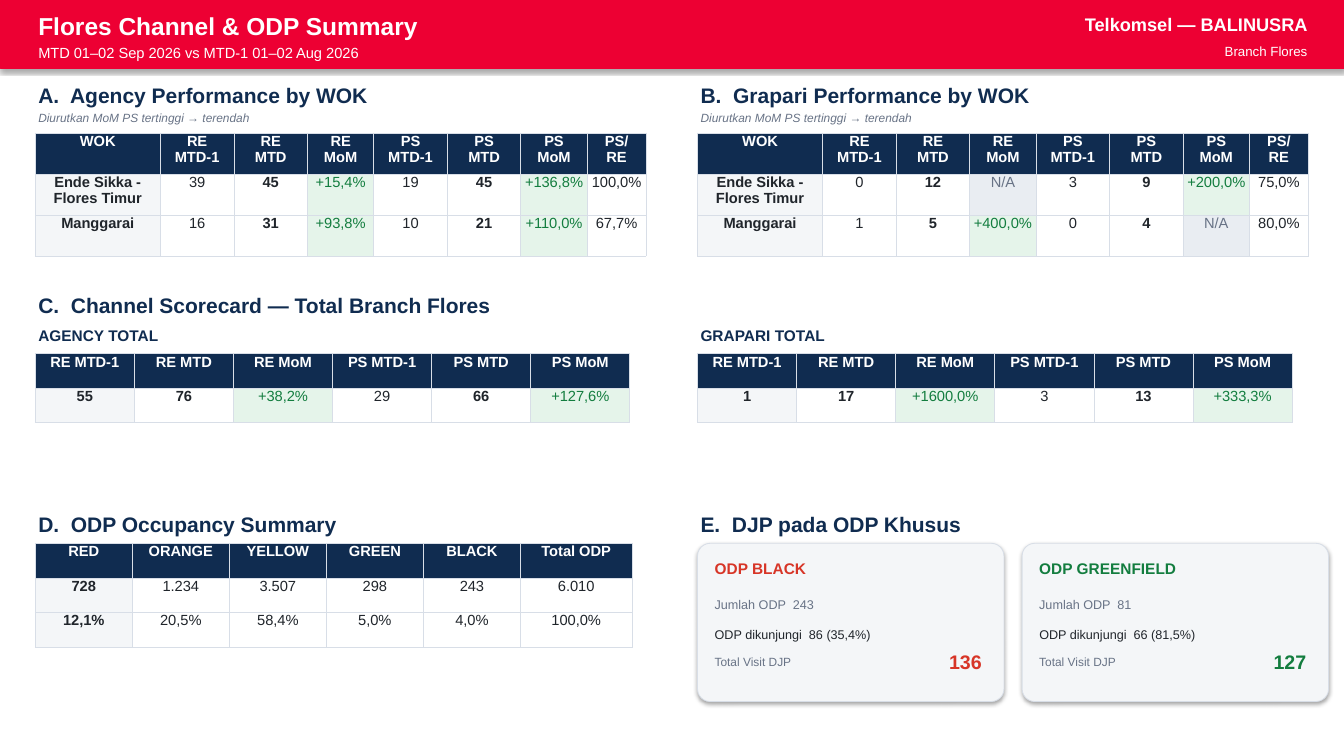
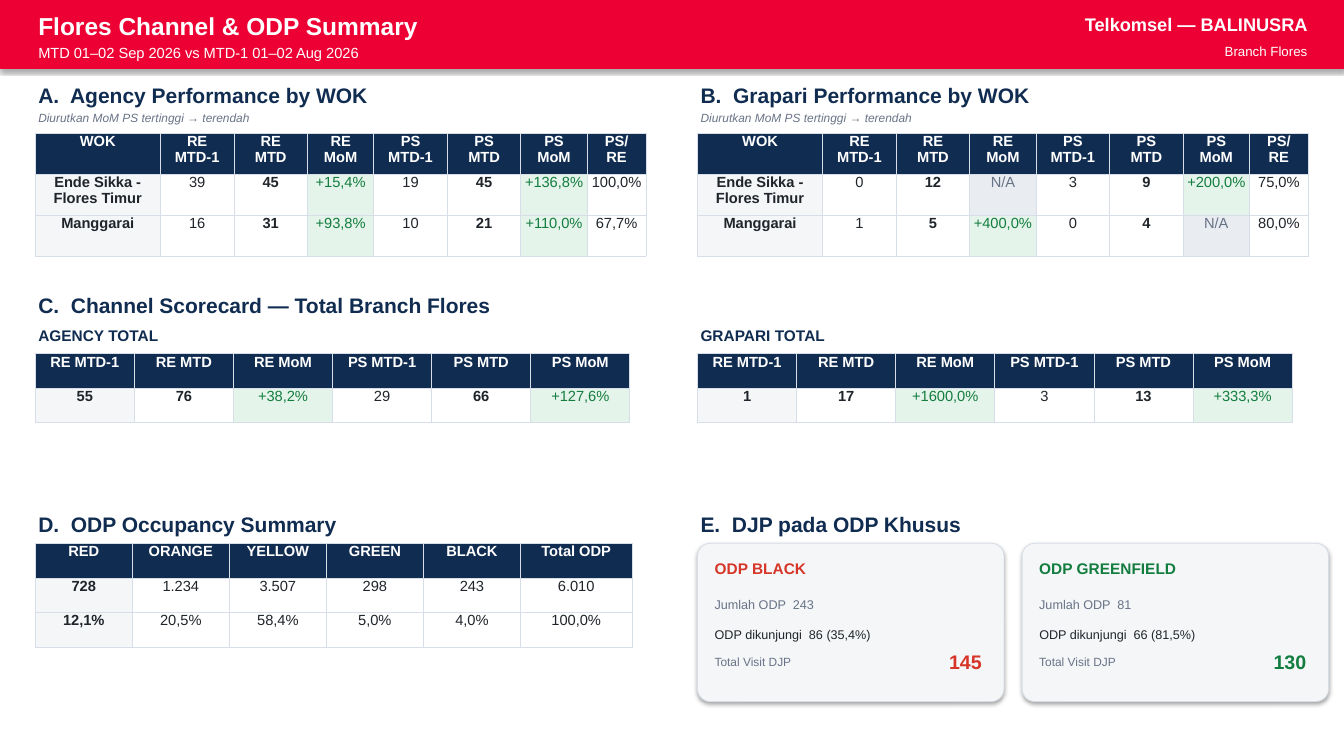
Before and after one commit to linktreehhbalnus-eng/wow_balnus, a slide deck: slide 3 of reports/BRANCH_FLORES_PERFORMANCE_SUMMARY_20260902_INARA.pptx. Drawn at 1344x756 pixels with LibreOffice and Linux fonts; fonts in the diff are those of the drawing. Boxes give left, top, right and bottom in pixels: in the first picture for what was removed or moved away, otherwise in the second. Text is boxed around its words. In the diff, an @@ line names an element or a change of style, - is before the commit and + after.

```diff
--- a/reports/BRANCH_FLORES_PERFORMANCE_SUMMARY_20260902_INARA.pptx
+++ b/reports/BRANCH_FLORES_PERFORMANCE_SUMMARY_20260902_INARA.pptx
@@ text at [949, 655, 982, 669]: text changed @@
-136
+145
@@ text at [1274, 655, 1307, 670]: text changed @@
-127
+130
```
Also in this commit, not shown: 1 other slide changed, 7 other files.
